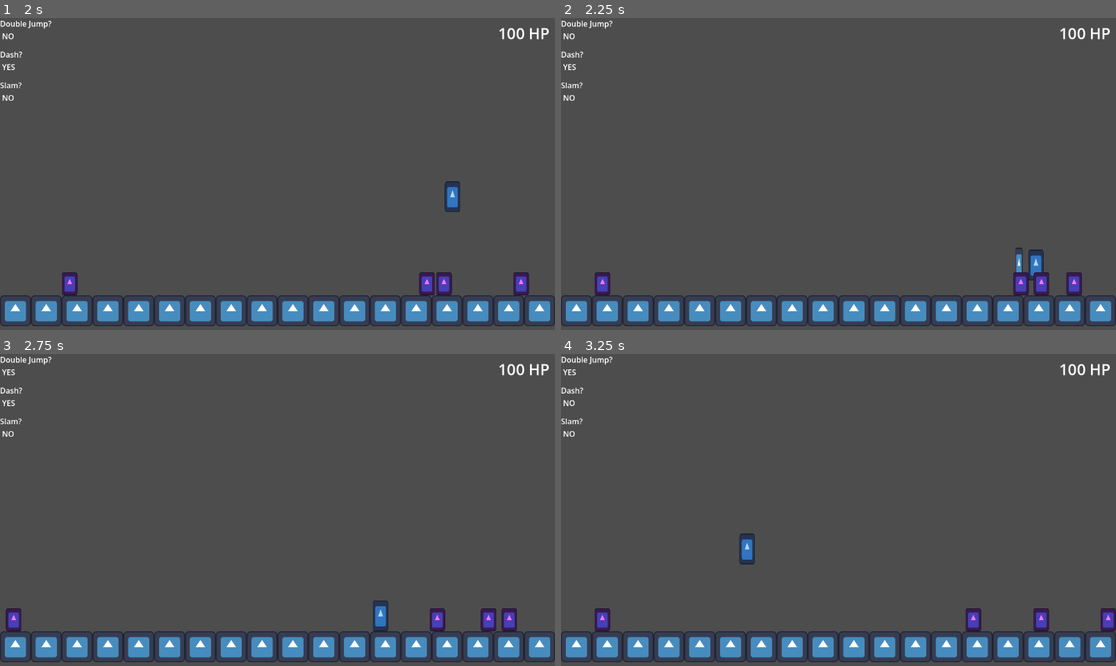
Above: before the commit, frames 1-4 (two rows, left to right).
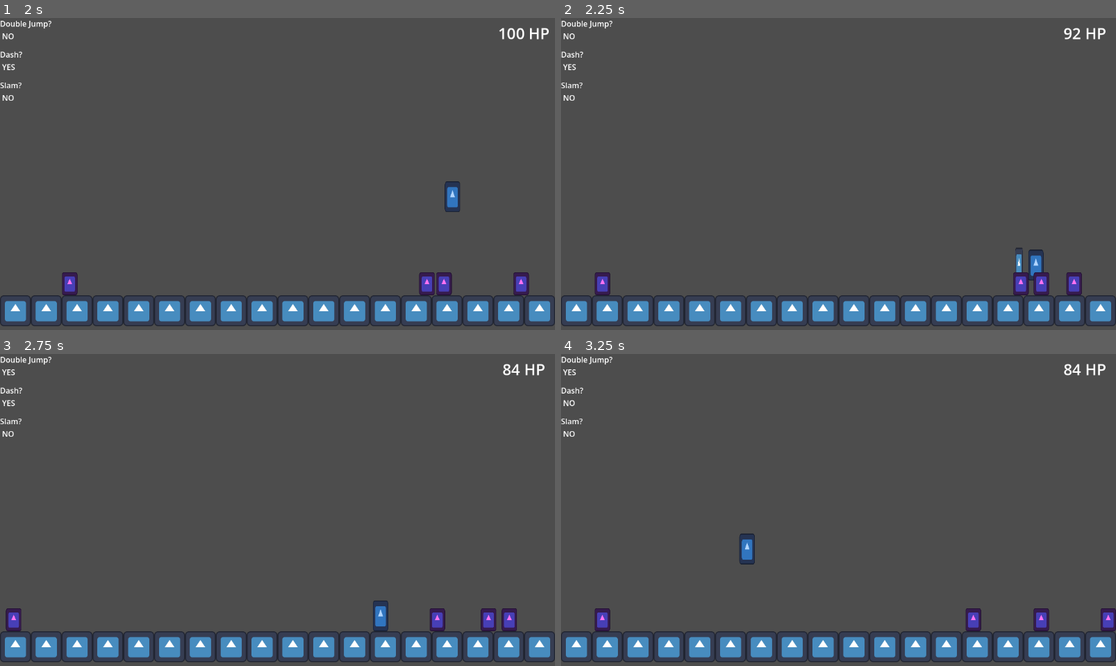
Above: after the commit, the same moments.

Repository: HeroHunterIguess/untitled-wip-game
Game: Godot game, scene res://scenes/worlds/test_scene.tscn
Same seed, same stepped clock (60 frames per second), same inputs: the game is played once before the commit and once after it. The engine's default icon, where the game draws it, is replaced by a stand-in: a white triangle on a blue panel in a dark square.
Inputs (mouse positions are in pixels of both pictures, inside the frame that each line leads up to):
- Up to frame 1 (2 s): move the mouse to (249, 236) at 0.52 s; hold D (right) from 0.53 s (still down); tap Shift (dash) at 0.6 s; tap Space (double jump) at 0.77, 1.52 s; move the mouse to (444, 220) at 1.27 s; tap F (ground_slam) at 1.35 s
- Up to frame 2 (2.25 s): move the mouse to (672, 127) at 2.02 s; release D (right) at 2.03 s; hold A (left) from 2.03 s (still down); click (672, 127) at 2.1 s
- Up to frame 3 (2.75 s): keep holding A (left)
- Up to frame 4 (3.25 s): keep holding A (left); move the mouse to (866, 510) at 2.77 s; tap Shift (dash) at 2.85 s; tap Space (double jump) at 3.02 s

Frame 1 is identical in both runs. In frame 2, 0.2% of the frame differs, in the area x 89-99%, y 3-7%; in frame 3, 0.2%; in frame 4, 0.2%.

Commit message:
allow player to die & death screen

Diff:
--- a/scenes/enemy types/basic_enemy.tscn
+++ b/scenes/enemy types/basic_enemy.tscn
@@ -21,7 +21,11 @@
 texture = ExtResource("1_xjpoc")
 
 [node name="hitbox" type="Area2D" parent="." unique_id=429958653]
+collision_layer = 5
+collision_mask = 5
 
 [node name="CollisionShape2D" type="CollisionShape2D" parent="hitbox" unique_id=2138496421]
 shape = SubResource("RectangleShape2D_xjpoc")
 debug_color = Color(0.8251935, 0.22585961, 0.80986995, 0.41960785)
+
+[connection signal="area_entered" from="hitbox" to="." method="_on_hitbox_area_entered"]
--- /dev/null
+++ b/scenes/menus/death_screen.tscn
@@ -0,0 +1,11 @@
+[gd_scene format=3 uid="uid://crx2vh4j0etfe"]
+
+[node name="death_screen" type="Node2D" unique_id=1075085636]
+
+[node name="Label" type="Label" parent="." unique_id=419388523]
+offset_left = 232.0
+offset_top = 160.0
+offset_right = 624.0
+offset_bottom = 424.0
+theme_override_font_sizes/font_size = 50
+text = "you are die."
--- a/scenes/player.tscn
+++ b/scenes/player.tscn
@@ -22,9 +22,9 @@
 scale = Vector2(0.25, 0.5)
 texture = ExtResource("1_3vyb7")
 
-[node name="damage_hitbox" type="Area2D" parent="." unique_id=1326191578]
-collision_layer = 2
-collision_mask = 2
+[node name="damage_hitbox" type="Area2D" parent="." unique_id=1326191578 groups=["player"]]
+collision_layer = 4
+collision_mask = 4
 
 [node name="CollisionShape2D" type="CollisionShape2D" parent="damage_hitbox" unique_id=161834330]
 shape = SubResource("RectangleShape2D_g2els")
--- a/scripts/game/basic_enemy.gd
+++ b/scripts/game/basic_enemy.gd
@@ -1,6 +1,7 @@
 extends CharacterBody2D
 
 const SOFT_SPEED_CAP = 375
+const DAMAGE = 8
 
 var health = 100
 var rng = RandomNumberGenerator.new()
@@ -38,3 +39,8 @@
 func _process(_delta):
 	if (health < 0):
 		queue_free()
+
+# deal damage to player when touched
+func _on_hitbox_area_entered(area: Area2D) -> void:
+	if area.is_in_group("player"):
+		area.get_parent().take_damage(DAMAGE)
--- a/scripts/game/player.gd
+++ b/scripts/game/player.gd
@@ -98,6 +98,11 @@
 # main inputs and attacks
 func _process(_delta):
 
+	# check if player dies
+	if data.player_health <= 0:
+		print("Player Died.")
+		get_tree().change_scene_to_file("res://scenes/menus/death_screen.tscn")
+
 	# spawn melee attack
 	if Input.is_action_just_pressed("melee") && !is_attacking:
 		var melee_attack = melee_preload.instantiate()
